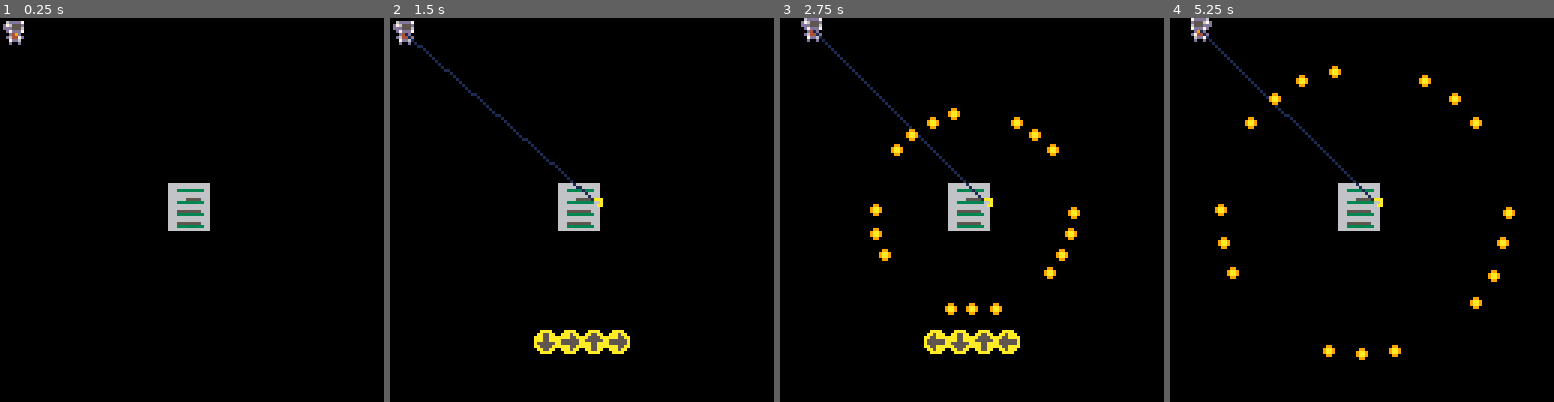
Above: before the commit, frames 1-4 (left to right).
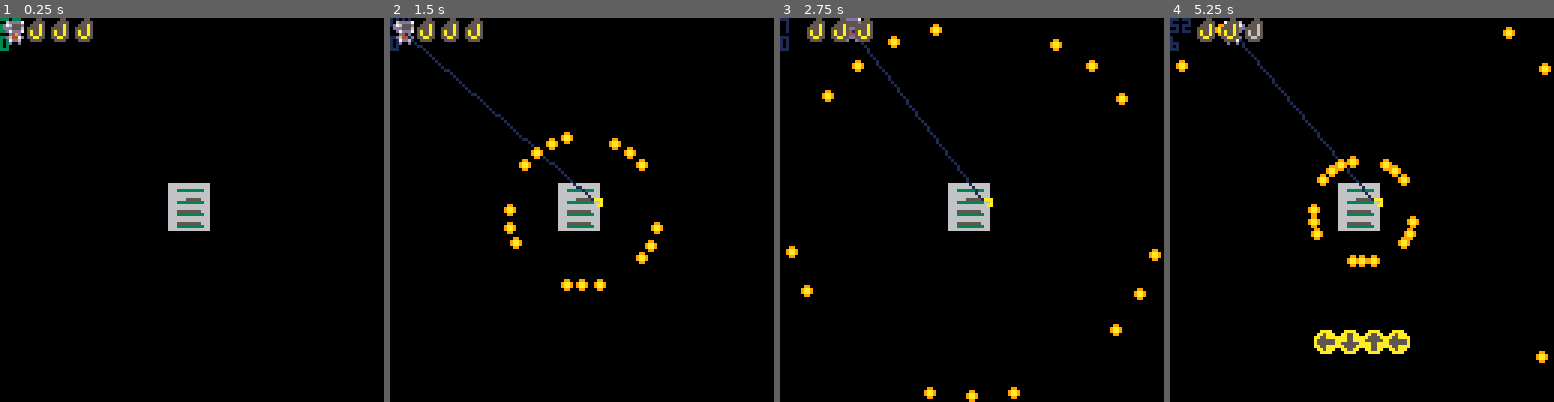
Above: after the commit, the same moments.

Repository: Vellih0r/theveryseriousjuniperdevgamejam
Game: PICO-8 cartridge days/day2.p8
Same seed, same stepped clock (60 frames per second), same inputs: the game is played once before the commit and once after it.
Inputs:
- Up to frame 1 (0.25 s): no input
- Up to frame 2 (1.5 s): tap X (X key) at 0.33, 1.07 s; tap O (Z key) at 0.7 s
- Up to frame 3 (2.75 s): hold Right 1.6-2.1 s; tap O (Z key) at 1.7, 2.1, 2.5 s; tap X (X key) at 1.85 s; hold Up 2.15-2.42 s; hold Right from 2.47 s (still down)
- Up to frame 4 (5.25 s): tap O (Z key) every 0.4 s from 2.9 to 4.9 s; tap X (X key) at 2.97, 4.08, 5.2 s; release Right at 3.03 s; hold Left 3.08-3.58 s; hold Down 3.63-3.97 s; hold Right 4.02-4.68 s; hold Up 4.73-5.03 s; hold Left from 5.08 s (still down)

The runs differ from the first frame. In frame 1, 0.8% of the frame differs, in the area x 0-25%, y 0-9%; in frame 2, 3.3%; in frame 3, 5.2%; in frame 4, 5.5%, in the area x 0-100%, y 0-90%.

Commit message:
player damage, iframes, blinking, b renamed to boss

Diff:
--- a/days/day2.p8
+++ b/days/day2.p8
@@ -3,40 +3,51 @@
 __lua__
 function _init()
 	pi = 3.1415
-	bullets = {}
 
 	player_init()
 	minigame = false
 
-	b = nil
-	b = load_boss(63,63)
+	boss = nil
+	boss = load_boss(63,63)
 
 	target.x, target.y = get_next_boss_part()
 end
 
 function _update()
-	if (b) boss_moveset()
+	-- boss
+	if (boss) boss_moveset()
+	-- bullets
 	foreach(bullets, bullet_move)
 
-	minigame_gameplay()
-
-	if not minigame then
-	 player_movement()
+	-- move player or minigame
+	if minigame then
+		minigame_gameplay()
+	else
+		-- player
+		player_movement()
+	 move_hook()
+		player_buttons()
  end
 
- move_hook()
-	player_buttons()
 end
 
 function _draw()
 	cls()
+	print(boss.cooldown)
+	print(player.iframes)
 	map(0,0,0,0,16,16)
-	if (b) b.draw()
-
+	-- boss
+	if (boss) boss.draw()
+
+	-- player
 	player_draw()
+
+	-- bullets
+	foreach(bullets, bullet_draw)
+
+	-- ui
 	draw_ui()
 
-	foreach(bullets, bullet_draw)
 end
 
 
@@ -57,11 +68,22 @@
 function bullet_move(b)
 	b.x += b.dx
 	b.y += b.dy
+
+	-- collide player
+	local hit = collide(player, b)
+	if hit and not player.hit then
+		player_hurt()
+	end
+	player.hit = hit
+
+	-- screen edges
 	if b.x > 128 or b.x < 0 or
 		  b.y > 128 or b.y < 0
 	then
-		del(bullets, b)
-	end
+		b.dead = true
+	end
+
+	if (b.dead) del(bullets, b)
 end
 
 function bullet_draw(b)
@@ -70,6 +92,7 @@
 -->8
 -- bosses
 function boss_hit()
+	local b = boss
 	b.cur_parts -= 1
 	if b.cur_parts < 1 then
 		b.dead = true
@@ -78,6 +101,7 @@
 end
 
 function get_next_boss_part()
+	local b = boss
 	local i = b.max_parts - b.cur_parts + 1
 	local x = b.x
 	local y = b.y-10+i*4
@@ -95,9 +119,9 @@
 		max_parts=4,
 		cur_parts=4,
 		level=1,
-		cooldown = 20,
+		cooldown = 30,
 		draw=basic_draw,
-		a1 = basic_atack,
+		atk1 = basic_atack,
 	}
 	return boss
 end
@@ -109,11 +133,12 @@
 	local bx, by, dx, dy=0
 	local radius = 8
 
-	for i=0,n do
+	for i=1,n do
 		angle_deg = i / n * 360
 		angle_rad = angle_deg * pi/180
 		dx = cos(angle_rad)
 		dy = sin(angle_rad)
+		-- position
 		bx = x-2 + dx * radius
 		by = y-2 + dy * radius
 
@@ -122,16 +147,24 @@
 end
 
 function boss_moveset()
-	if t() % 2 == 0 then
-		b.a1(b.x, b.y,16)
+	local b = boss
+	if b.cooldown > 0 then
+		b.cooldown -= 1
+	end
+
+	if b.cooldown < 1 then
+		-- atacks
+		b.atk1(b.x, b.y,16)
+		b.cooldown = 30*2
 	end
 
 	if b.dead then
-		b = bil
+		b = nil
 	end
 end
 
 function basic_draw()
+	local b = boss
 	spr(b.sprite, b.x-b.w/2, b.y-b.h/2, 2,2)
 	local start = b.max_parts - b.cur_parts + 1
 	for i=start,b.max_parts do
@@ -147,13 +180,22 @@
 	player ={
 		x=1,  y=1,
 		dx=0, dy=0,
+		w=6, h=6,
 		speed = 1,
 		max_speed = 1,
+		max_hp = 3,
+		cur_hp = 3,
+		hit = false,
+
+
 		sprite = 1,
 		dir = 1,
 		ass = false,
+
 		buffer = 0,
 		xrelease = true,
+		iframes = 0,
+		max_iframes = flr(30 * 0.8),
 	}
 
 	hook ={
@@ -168,6 +210,7 @@
 	target ={
 		x=0, y=0,
 	}
+	bullets = {}
 end
 
 function player_buttons()
@@ -178,9 +221,12 @@
 		if not h.visible and p.xrelease then
 			hook_throw()
 			p.buffer = 20
-		elseif not h.is_moving then
-			hook_boost()
-			p.buffer = 2
+
+		-- minigame condition
+		elseif not h.is_moving
+			  and not minigame then
+				start_mini_game()
+				minigame = true
 		end
 		p.xrelease = false
 	end
@@ -189,23 +235,54 @@
 		p.xrelease = true
 	end
 
-	if btn(🅾️)	then
-		if (not minigame) start_mini_game()
- end
+--	if btn(🅾️)	then
+--		if (not minigame) start_mini_game()
+-- end
 end
 
 function player_draw()
-	if player.dir < 0 then
-		player.sprite = 1
+	local p = player
+	if p.dir < 0 then
+		p.sprite = 1
 	else
-		player.sprite = 2
-	end
-	if player.ass then
-		player.sprite = 3
-	end
-	spr(player.sprite, player.x, player.y)
+		p.sprite = 2
+	end
+	if p.ass then
+		p.sprite = 3
+	end
+
+	-- blinking on iframes
+	if p.iframes == 0
+		or p.iframes % 6 == 0 then
+		spr(p.sprite,p.x,p.y)
+	end
 
 	draw_hook(hook)
+end
+
+function player_hurt()
+	local p = player
+	if p.iframes < 1 then
+		p.cur_hp -= 1
+		p.iframes = p.max_iframes
+		-- animation
+		-- sfx
+
+		-- death
+		if p.cur_hp < 1 then
+			cls()
+			pal(13,8)
+			spr(p.sprite,p.x,p.y)
+			stop()
+		end
+	end
+end
+
+function dash_player()
+	local p = player
+	p.dx *= 3
+	p.dy *= 3
+	p.iframes = 10
 end
 
 function player_movement()
@@ -214,6 +291,10 @@
 	-- hook cooldown
 	if p.buffer > 0 then
 		p.buffer -= 1
+	end
+	-- iframes
+	if p.iframes > 0 then
+		p.iframes -= 1
 	end
 
 	if btn(⬅️) then
@@ -386,9 +467,9 @@
 -- basic box collision
 function collide(o1,o2)
 	if o1.x < o2.x + o2.w
-	or o2.x < o1.x + o1.w
-	or o1.y < o2.y + o2.h
-	or o2.y < o1.y + o1.h
+	and o2.x < o1.x + o1.w
+	and o1.y < o2.y + o2.h
+	and o2.y < o1.y + o1.h
 	then
 		return true
 	end
@@ -420,6 +501,8 @@
 -- ui
 
 function draw_ui()
+	display_hp()
+
 	if hook.visible and not hook.is_moving
 	and minigame
 	then
@@ -427,9 +510,26 @@
 	end
 end
 
+-- hp
+function display_hp()
+	local curhp = player.cur_hp
+	local maxhp = player.max_hp
+	local x = 0
+	local y = 0
+	-- current hp
+	for i=1,curhp do
+		x += 8
+		spr(42,x,y)
+	end
+	-- empty hp
+	for i=1,maxhp-curhp do
+		x += 8
+		spr(26,x,y)
+	end
+end
+
 -- mini game
 function start_mini_game()
-	minigame = true
 	current_arrow = 1
 	arrows = {}
 	for i = 1,4,1 do
@@ -491,22 +591,22 @@
 007007000d7446d00d6447d00d6611d00d6447d00000000000000000000000000000000000000000000000000000000000000000000000000666666555556660
 00000000006dd700007dd60000616100007dd6000000000000000000000000000000000000000000000000000000000000000000000000000666555556666660
 0000000000d00d0000d00d0000d00d0000d00d000000000000000000000000000000000000000000000000000000000000000000000000000666666666666660
-00000000000000000000000000000000000000000000000000aaaa0000aaaa0000aaaa0000aaaa00000000000000000000000000000000000666666666666660
-0000000000000000000000000000000000000000000000000aa55aa00aa55aa00aa5aaa00aaa5aa0000000000000000000000000000000000666555555556660
-000000000009900000000000000000000000000000000000aa5555aaaaa55aaaaa55aaaaaaaa55aa000000000000000000000000000000000666566666666660
-00000000009aa90000000000000000000000000000000000a555555aaaa55aaaa555555aa555555a000000000000000000000000000000000666666666666660
-00000000009aa90000000000000000000000000000000000aaa55aaaa555555aa555555aa555555a000000000000000000000000000000000666666666666660
-000000000009900000000000000000000000000000000000aaa55aaaaa5555aaaa55aaaaaaaa55aa000000000000000000000000000000000666555555556660
-0000000000000000000000000000000000000000000000000aa55aa00aa55aa00aa5aaa00aaa5aa0000000000000000000000000000000000666665555666660
-00000000000000000000000000000000000000000000000000aaaa0000aaaa0000aaaa0000aaaa00000000000000000000000000000000000666666666666660
-00000000000000000000000000000000cccccccc0000000000aaaa0000aaaa0000aaaa0000aaaa00000000000000000000000000000000000000000000000000
-00000000000000000000000000000000cccccccc000000000aabbaa00aabbaa00aabaaa00aaabaa0000000000000000000000000000000000000000000000000
-00000000000000000000000000000000cccccccc00000000aabbbbaaaaabbaaaaabbaaaaaaaabbaa000000000000000000000000000000000000000000000000
-00000000000000000000000000000000cccccccc00000000abbbbbbaaaabbaaaabbbbbbaabbbbbba00000000000000000000aaaa000000000000000000000000
-00000000000000000000000000000000cccccccc00000000aaabbaaaabbbbbbaabbbbbbaabbbbbba00000000000000000000000a000000000000000000000000
-00000000000000000000000000000000cccccccc00000000aaabbaaaaabbbbaaaabbaaaaaaaabbaa0000000000000000000000aa000000000000000000000000
-00000000000000000000000000000000cccccccc000000000aabbaa00aabbaa00aabaaa00aaabaa0000000000000000000000000000000000000000000000000
-00000000000000000000000000000000cccccccc0000000000aaaa0000aaaa0000aaaa0000aaaa00000000000000000000000000000000000000000000000000
+00000000000000000000000000000000000000000000000000aaaa0000aaaa0000aaaa0000aaaa00000055000000000000000000000000000666666666666660
+0000000000000000000000000000000000000000000000000aa55aa00aa55aa00aa5aaa00aaa5aa0000555500000000000000000000000000666555555556660
+000000000009900000000000000000000000000000000000aa5555aaaaa55aaaaa55aaaaaaaa55aa005556500000000000000000000000000666566666666660
+00000000009aa90000000000000000000000000000000000a555555aaaa55aaaa555555aa555555a055556500000000000000000000000000666666666666660
+00000000009aa90000000000000000000000000000000000aaa55aaaa555555aa555555aa555555a056556500000000000000000000000000666666666666660
+000000000009900000000000000000000000000000000000aaa55aaaaa5555aaaa55aaaaaaaa55aa056556500000000000000000000000000666555555556660
+0000000000000000000000000000000000000000000000000aa55aa00aa55aa00aa5aaa00aaa5aa0055665500000000000000000000000000666665555666660
+00000000000000000000000000000000000000000000000000aaaa0000aaaa0000aaaa0000aaaa00005555000000000000000000000000000666666666666660
+00000000000000000000000000000000cccccccc0000000000aaaa0000aaaa0000aaaa0000aaaa00000055000000000000000000000000000000000000000000
+00000000000000000000000000000000cccccccc000000000aabbaa00aabbaa00aabaaa00aaabaa0000555500000000000000000000000000000000000000000
+00000000000000000000000000000000cccccccc00000000aabbbbaaaaabbaaaaabbaaaaaaaabbaa00555a500000000000000000000000000000000000000000
+00000000000000000000000000000000cccccccc00000000abbbbbbaaaabbaaaabbbbbbaabbbbbba05555a50000000000000aaaa000000000000000000000000
+00000000000000000000000000000000cccccccc00000000aaabbaaaabbbbbbaabbbbbbaabbbbbba05a55a50000000000000000a000000000000000000000000
+00000000000000000000000000000000cccccccc00000000aaabbaaaaabbbbaaaabbaaaaaaaabbaa05a55a5000000000000000aa000000000000000000000000
+00000000000000000000000000000000cccccccc000000000aabbaa00aabbaa00aabaaa00aaabaa0055aa5500000000000000000000000000000000000000000
+00000000000000000000000000000000cccccccc0000000000aaaa0000aaaa0000aaaa0000aaaa00005555000000000000000000000000000000000000000000
 00000000000000000000000000000000000000000000000000000000000000000000000000000000000000000000000000000000000000000000000000000000
 00000000000000000000000000000000000000000000000000000000000000000000000000000000000000000000000000000000000000000000000000000000
 00000000000000000000000000000000000000000000000000000000000000000000000000000000000000000000000000000000000000000000000000000000
